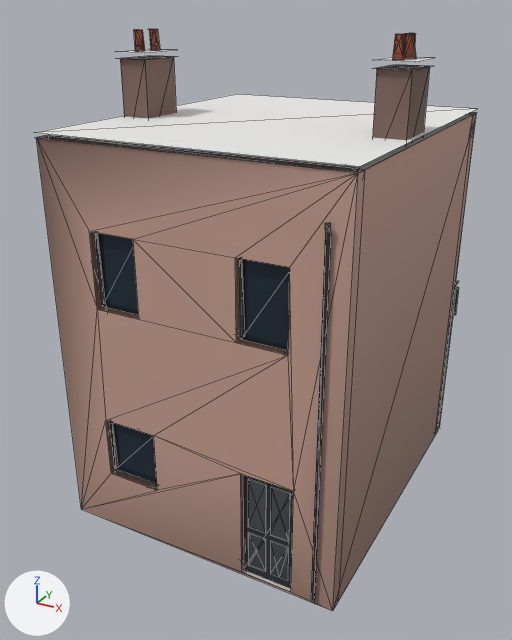
The glTF model game/assets/world/kits/street_fronts/bookshop_lod1.glb, before and after one commit.
The view is the same before and after, from a 50 mm lens placed at (6.05, -14.19, 9.43), pointed at (-0.39, -2.48, 3.58). Arrows for +X, +Y and +Z are at lower left; the lights stay in place. The older version comes first. Mesh edges are drawn as thin lines. Vertices at exactly the same position are counted once.

The first picture shows 'bookshop_lod1'.
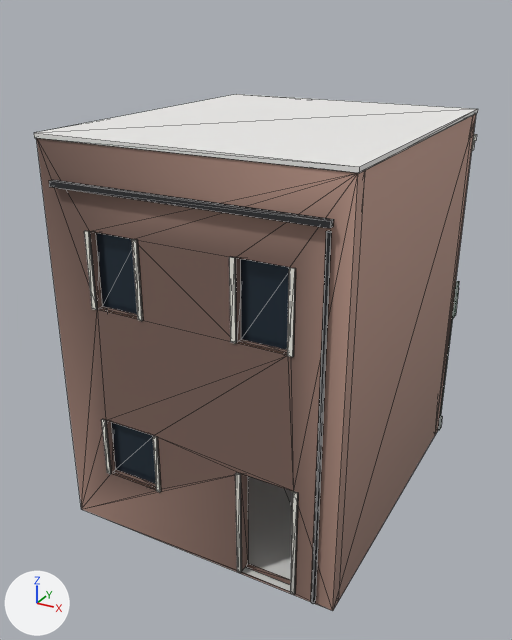
Pixel boxes (x1, y1, x2, y2) of what changed, in the pictures (512 x 640 px):
```json
{"object": "bookshop_lod1", "change": "reshaped", "before": [35, 29, 477, 611], "after": [34, 94, 478, 611], "on screen": "11% shorter"}
{"part": 1, "of": "me_bookshop_lod1", "change": "added", "after": [235, 472, 242, 573]}
{"part": 2, "of": "me_bookshop_lod1", "change": "added", "after": [49, 180, 334, 228]}
{"part": 3, "of": "me_bookshop_lod1", "change": "deleted", "before": [95, 29, 433, 588]}
{"part": 4, "of": "me_bookshop_lod1", "change": "built on", "before": [333, 113, 476, 610], "after": [436, 126, 477, 430], "on screen": "mostly hidden afterwards"}
{"part": 5, "of": "me_bookshop_lod1", "change": "built on", "before": [42, 136, 359, 603], "after": [84, 231, 332, 604]}
{"part": 6, "of": "me_bookshop_lod1", "change": "recoloured", "before": [36, 113, 476, 605], "after": [36, 138, 459, 605], "on screen": "darker"}
```

Scene script edits in JSON lines:
```json
{"block": "me_bookshop_lod1", "where": "# used by ob_bookshop_lod1; location = (0.0, 0.0, 0.0)"}
{"op": "remove", "block": "me_bookshop_lod1", "code": "me_bookshop_lod1.from_pydata(...)  # 865 vertices, 594 faces; spans x -2.83..2.83, y -5.65..2.1, z -0.01..9.09"}
{"op": "add", "block": "me_bookshop_lod1", "code": "me_bookshop_lod1.from_pydata(...)  # 612 vertices, 858 faces; spans x -2.83..2.83, y -5.69..1.29, z 0.0..7.58"}
{"block": "me_bookshop_lod1", "change": "me_bookshop_lod1 part 1: a new loose piece, a box spanning x 0.92..1.0, y -5.585..-5.54, z 0.05..2.2, in mat_m_flat"}
{"block": "me_bookshop_lod1", "change": "me_bookshop_lod1 part 2: a new loose piece, a box spanning x -2.5..2.5, y -5.685..-5.575, z 6.75..6.85, in mat_m_flat"}
{"block": "me_bookshop_lod1", "change": "me_bookshop_lod1 part 3: 115 loose pieces with 558 vertices, spanning x -2.79..2.78, y -5.65..2.1, z 0.05..9.09, are deleted"}
{"block": "me_bookshop_lod1", "change": "me_bookshop_lod1 part 4: 2 vertices moved from x -0.58..-0.51, y 0.95, z 0.6..2.45 to x -0.55, y 0.95, z 0.58..2.42; 76 vertices removed from x -2.83..2.83, y 0.16..1.1, z -0.01..7.5; 270 vertices added at x -2.83..2.83, y 0.21..1.25, z 0.0..7.04"}
{"block": "me_bookshop_lod1", "change": "me_bookshop_lod1 part 5: 4 vertices removed from x -2.72..2.72, y -5.63..-5.3, z 0.08..7.5; 99 vertices added at x -1.98..2.49, y -5.64..-5.41, z 0.05..6.68"}
{"block": "me_bookshop_lod1", "change": "me_bookshop_lod1 part 6: 61 kept faces spanning x -2.82..2.82, y -5.57..1.29, z 0.0..7.5 get new vertex colours"}
```
